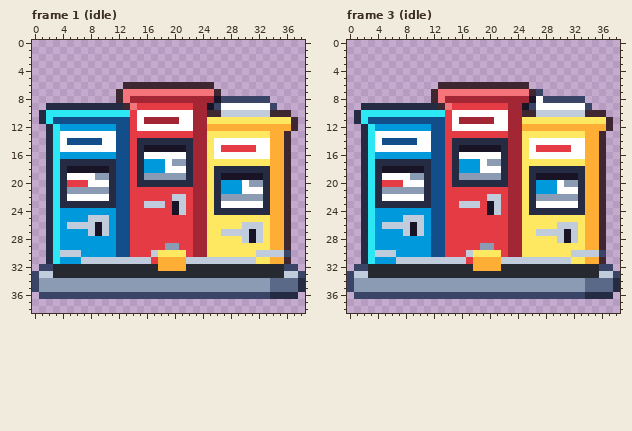
Pixel-art file -- art/hood-city/newspaper-box@81.aseprite. Above: the version before the commit.
39x39 pixels, 4 frames. Shown: frame 1 (idle), frame 3 (idle). The commit also changed other frames, which this record leaves out.
The result:
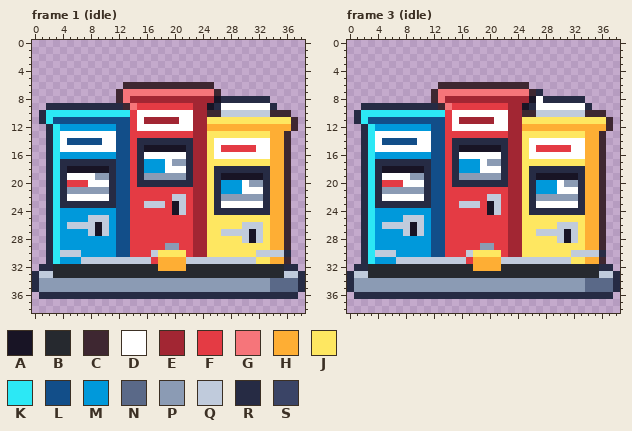
Palette (. is transparent): A #181425  B #26292f  C #3e2731  D #ffffff  E #a22633  F #e43b44  G #f6757a  H #feae34  J #fee761  K #2ce8f5  L #124e89  M #0099db  N #5a6988  P #8b9bb4  Q #c0cbdc  R #262b44  S #3a4466
Difference:
--- frame 1 (idle)
@@ x 24..36 @@
  7 GGC..........
- 8 EEASSSSSSS...
- 9 EASDDDDDDDS..
+ 8 EEARRRRRRR...
+ 9 EARDDDDDDDR..
 10 ECCQQQQQQQCCC
@@ x 0..38 @@
 29 ..RKMMMMMMMMLLFFFFFPPFFEEJJJJJJJJJHHC..
-30 ..RKQQQMMMMMLLFFFQJJJJFEEJJJJJJJQQQQS..
+30 ..RKQQQMMMMMLLFFFQJJJJFEEJJJJJJJQQQQR..
 31 ..RKMMMQQQQQQQQQQFHHHHQQQQQQQQQQJJHHC..
-32 .SSBBBBBBBBBBBBBBBHHHHBBBBBBBBBBBBBBSS.
-33 SQQBBBBBBBBBBBBBBBBBBBBBBBBBBBBBBBBBQQS
-34 SPPPPPPPPPPPPPPPPPPPPPPPPPPPPPPPPPNNNNR
-35 SPPPPPPPPPPPPPPPPPPPPPPPPPPPPPPPPPNNNNR
-36 .SSSSSSSSSSSSSSSSSSSSSSSSSSSSSSSSSRRRR.
+32 .RRBBBBBBBBBBBBBBBHHHHBBBBBBBBBBBBBBRR.
+33 RQQBBBBBBBBBBBBBBBBBBBBBBBBBBBBBBBBBQQR
+34 RPPPPPPPPPPPPPPPPPPPPPPPPPPPPPPPPPNNNNR
+35 RPPPPPPPPPPPPPPPPPPPPPPPPPPPPPPPPPNNNNR
+36 .RRRRRRRRRRRRRRRRRRRRRRRRRRRRRRRRRRRRR.
 37 .......................................
--- frame 3 (idle)
@@ x 24..36 @@
  6 CC...........
- 7 GGCS.........
- 8 EEADSSSSSS...
- 9 EASDDDDDDDS..
+ 7 GGCR.........
+ 8 EEADRRRRRR...
+ 9 EARDDDDDDDR..
 10 ECCQQQQQQQCCC
@@ x 0..38 @@
 29 ..RKMMMMMMMMLLFFFFFPPFFEEJJJJJJJJJHHC..
-30 ..RKQQQMMMMMLLFFFQJJJJFEEJJJJJJJQQQQS..
+30 ..RKQQQMMMMMLLFFFQJJJJFEEJJJJJJJQQQQR..
 31 ..RKMMMQQQQQQQQQQFHHHHQQQQQQQQQQJJHHC..
-32 .SSBBBBBBBBBBBBBBBHHHHBBBBBBBBBBBBBBSS.
-33 SQQBBBBBBBBBBBBBBBBBBBBBBBBBBBBBBBBBQQS
-34 SPPPPPPPPPPPPPPPPPPPPPPPPPPPPPPPPPNNNNR
-35 SPPPPPPPPPPPPPPPPPPPPPPPPPPPPPPPPPNNNNR
-36 .SSSSSSSSSSSSSSSSSSSSSSSSSSSSSSSSSRRRR.
+32 .RRBBBBBBBBBBBBBBBHHHHBBBBBBBBBBBBBBRR.
+33 RQQBBBBBBBBBBBBBBBBBBBBBBBBBBBBBBBBBQQR
+34 RPPPPPPPPPPPPPPPPPPPPPPPPPPPPPPPPPNNNNR
+35 RPPPPPPPPPPPPPPPPPPPPPPPPPPPPPPPPPNNNNR
+36 .RRRRRRRRRRRRRRRRRRRRRRRRRRRRRRRRRRRRR.
 37 .......................................
Pixel boxes of the changes (left, top, right, bottom) in both pictures:
changed: (214, 96, 277, 110)
changed: (32, 250, 305, 299)
changed: (529, 89, 592, 110)
changed: (347, 250, 620, 299)
